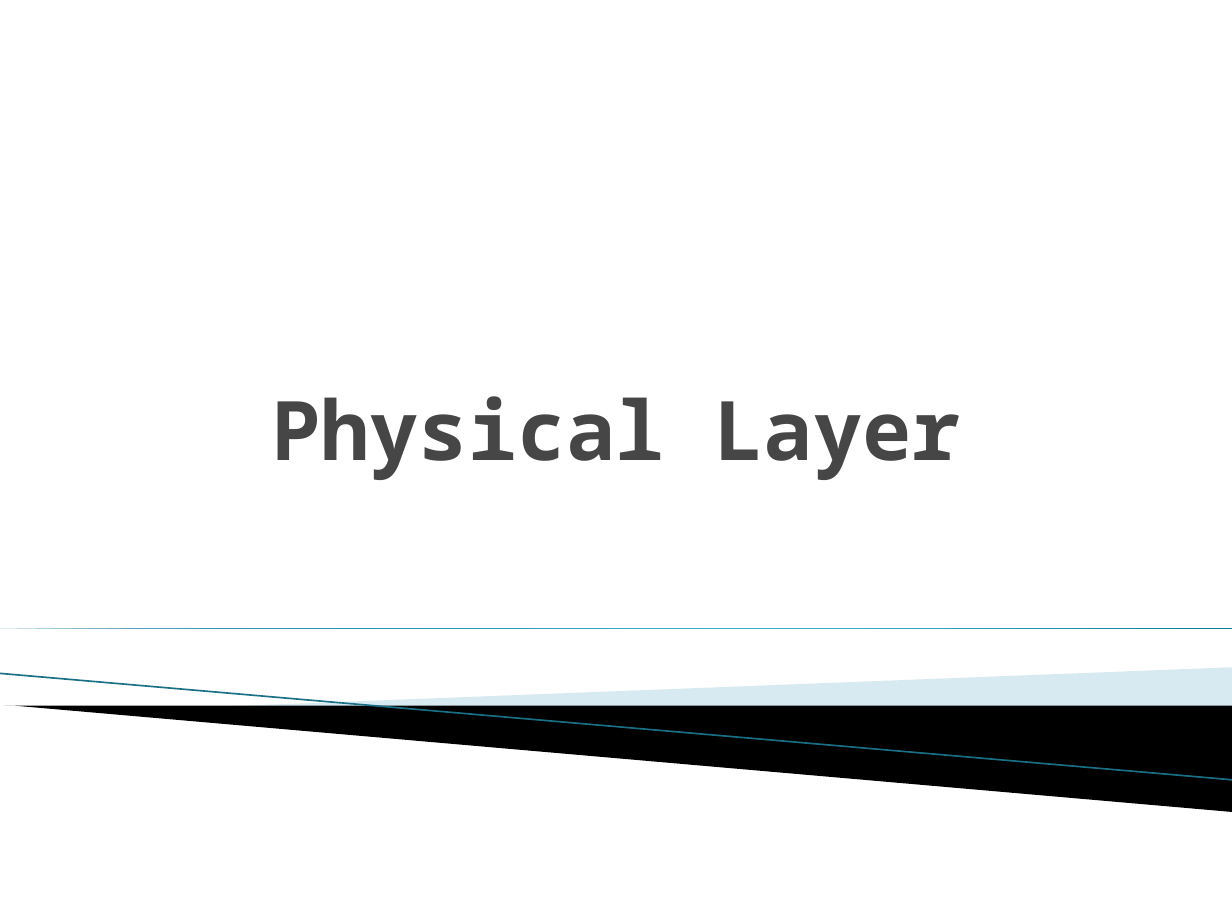
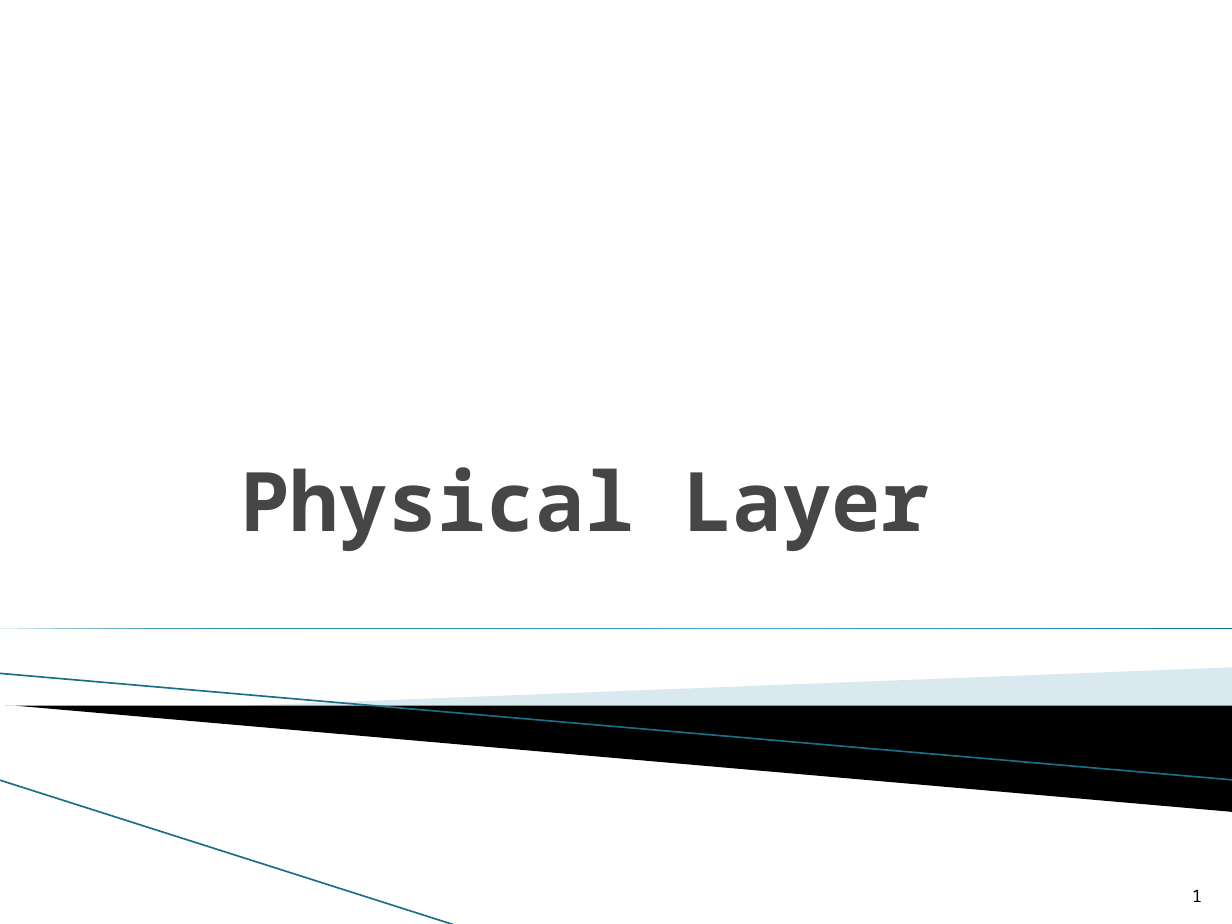
Before and after one commit to mkbantu/computer-Engineering-university-of-Rwanda-Notes, a slide deck: slide 1 of Year 2/Computer Networks/CIT 3212 Computer Networks week2.pptx. Drawn at 1232x924 pixels with LibreOffice and Linux fonts; fonts in the diff are those of the drawing; background and template pictures are left out. Boxes give left, top, right and bottom in pixels: in the first picture for what was removed or moved away, otherwise in the second. Text is boxed around its words. In the diff, an @@ line names an element or a change of style, - is before the commit and + after.

```diff
--- a/Year 2/Computer Networks/CIT 3212 Computer Networks week2.pptx
+++ b/Year 2/Computer Networks/CIT 3212 Computer Networks week2.pptx
@@ title "Physical Layer": place and size @@
-title "Physical Layer" at bbox=[271, 396, 960, 480]
+title "Physical Layer" at bbox=[240, 467, 930, 551]
@@ line (0, 674) - (1232, 780): stroke #97C5D8 0.95 pt to #196F85 0.95 pt @@
@@ line added from (0, 780) to (457, 924), #196F85 0.95 pt @@
@@ page number at bbox=[1192, 889, 1202, 902]: text colour #FFFFFF to #000000 @@
```
Also in this commit, not shown: 61 other slides changed, 13 other files.
